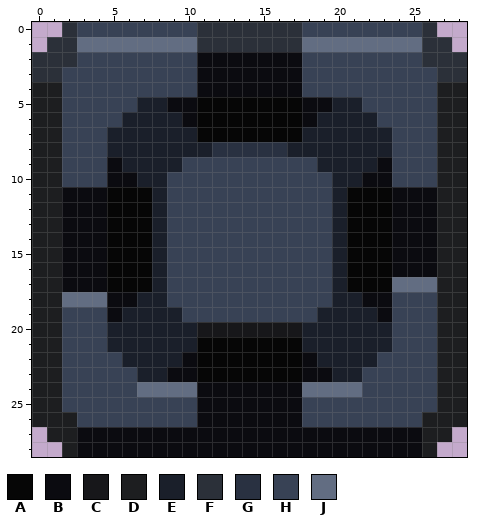
One commit to this pixel-art sprite: NeonStar/NeonStar/out/Data/ContentStream/LevelsContent/01TrainingLevel/Common/NewTrainingAssets/FloorTiles/NewTrainingCornerBlocBlue.png. The first picture shows the starting point.
The file is 29x29 pixels. Colours within 5 levels of each other are drawn and written as one.
Palette (. is transparent): A #060606  B #0b0b10  C #17171a  D #1d1e20  E #1a1f2a  F #2b3039  G #293141  H #384255  J #626d82
Now the later version:
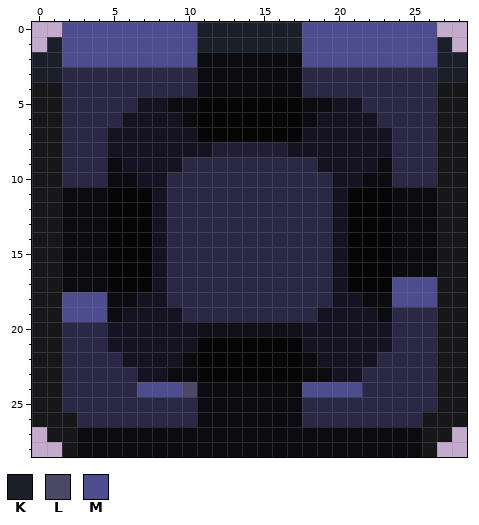
Colours new in this view: K #1a1f2a  L #4b4866  M #4c4c8e
Commit message: Training stock level dressed
Diff:
colour C: #17171a -> #110f17
colour D: #1d1e20 -> #17171a
colour E: #1a1f2a -> #151322
colour G: #293141 -> #211e34
colour H: #384255 -> #2a2844
Changed rows in their new state; - is a pixel that keeps its letter.
first column x 0:
 0 --MMMMMMMMMKKKKKKKMMMMMMMMM--
 1 -KMMMMMMMMMKKKKKKKMMMMMMMMMK-
 2 KKMMMMMMMMM-------MMMMMMMMMKK
 3 KK-------------------------KK
first column x 2:
17 ----------------------MMM
18 MMM-------------------MMM
19 MMM----------------------
first column x 7:
24 MMML-------MMMM
Changed places in both pictures, as pixel boxes (x1, y1, x2, y2):
changed: (32, 22, 467, 457)
